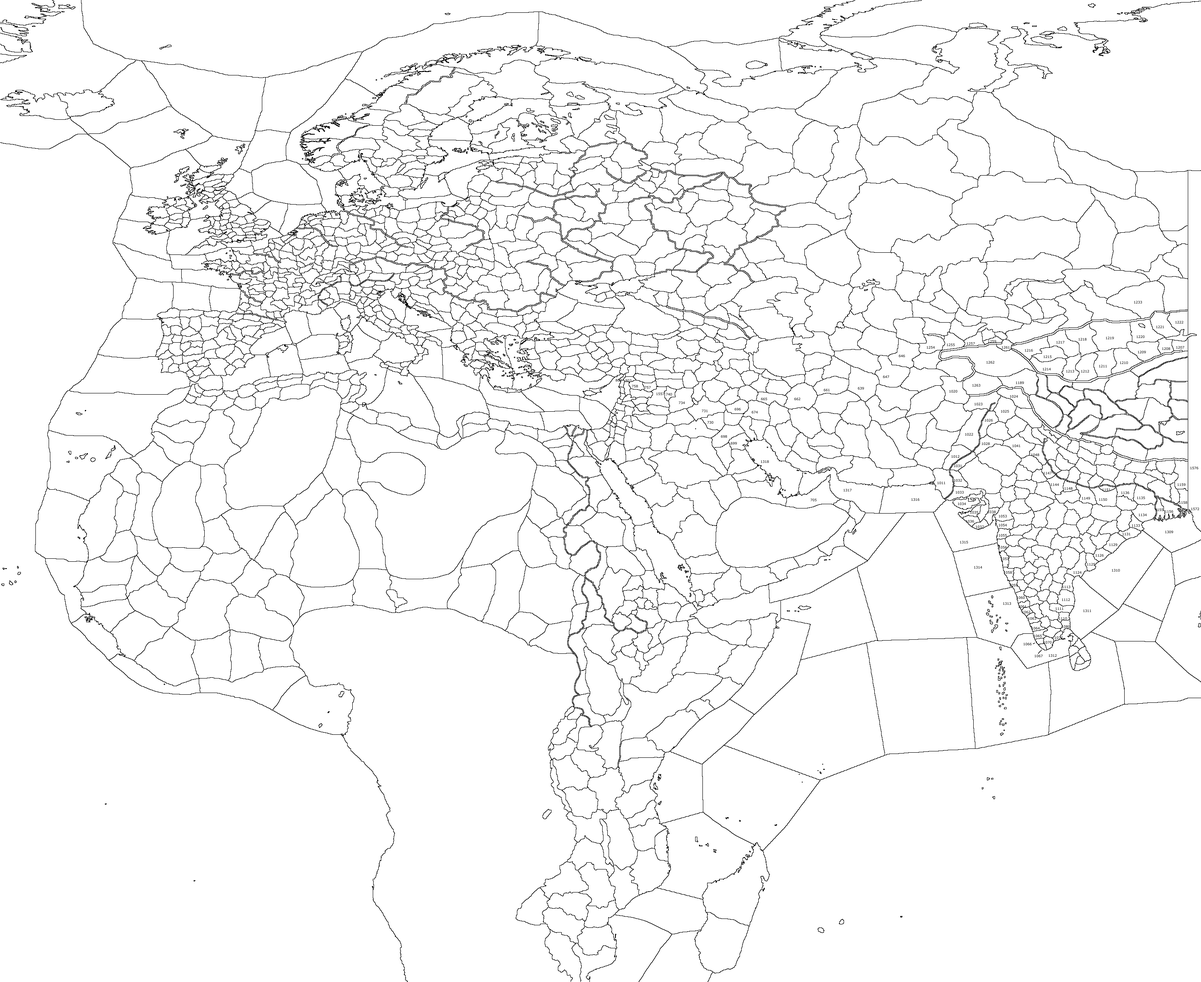
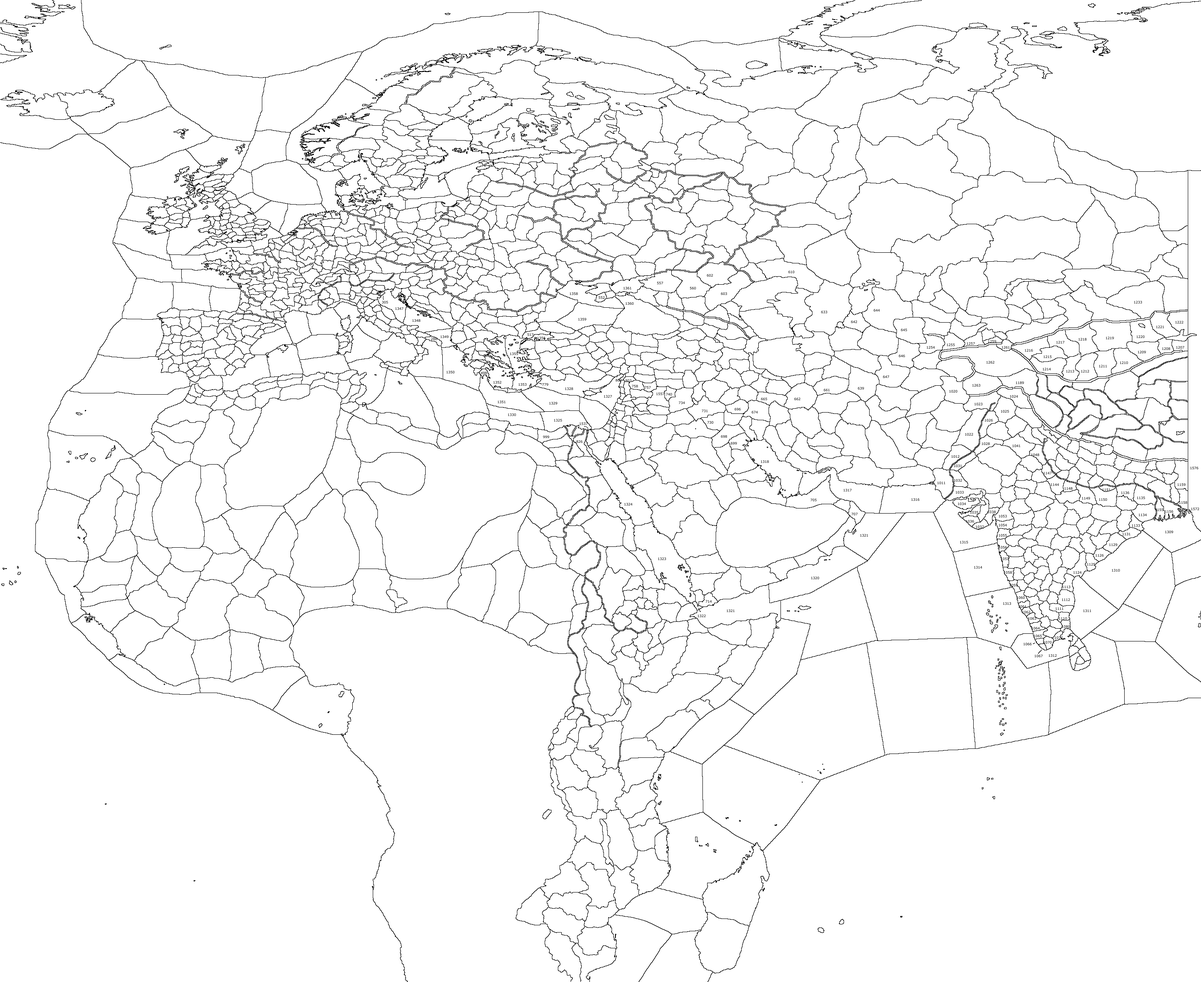
Comparing the layer stacks of the two 1201 x 982 images. Changes:
added layer "1322" above "714" over [left=697, top=614, right=706, bottom=618]
added layer "1321 #1" above "1320" over [left=726, top=609, right=735, bottom=613]
added layer "1320" above "707" over [left=810, top=576, right=820, bottom=580]
added layer "1321" above "802" over [left=859, top=534, right=869, bottom=538]
added layer "1537" above "826" over [left=579, top=422, right=588, bottom=426]
added layer "1324" above "1323" over [left=624, top=503, right=633, bottom=507]
added layer "1323" above "779" over [left=657, top=557, right=666, bottom=561]
added layer "1328" above "1327" over [left=564, top=387, right=574, bottom=391]
added layer "1327" above "999" over [left=603, top=395, right=612, bottom=399]
added layer "1325" above "305" over [left=553, top=419, right=562, bottom=423]
added layer "1347" above "1348" over [left=395, top=307, right=404, bottom=311]
added layer "1348" above "288" over [left=412, top=319, right=421, bottom=323]
added layer "1349" above "1350" over [left=440, top=335, right=449, bottom=339]
added layer "1350" above "498" over [left=446, top=370, right=455, bottom=374]
added layer "1351" above "1330" over [left=497, top=400, right=506, bottom=404]
added layer "1330" above "517" over [left=507, top=413, right=516, bottom=417]
added layer "1356" above "1355" over [left=537, top=336, right=546, bottom=340]
added layer "1355" above "1353" over [left=509, top=352, right=519, bottom=356]
added layer "1353" above "1329" over [left=518, top=383, right=527, bottom=387]
added layer "1329" above "1352" over [left=549, top=402, right=558, bottom=406]
added layer "1352" above "1359" over [left=493, top=381, right=502, bottom=385]
added layer "1359" above "552" over [left=578, top=318, right=587, bottom=322]
painted on "provinces-EasternExpansion-Blank.bmp" over [left=382, top=295, right=701, bottom=613]
…and 22 more changes (22 added)
